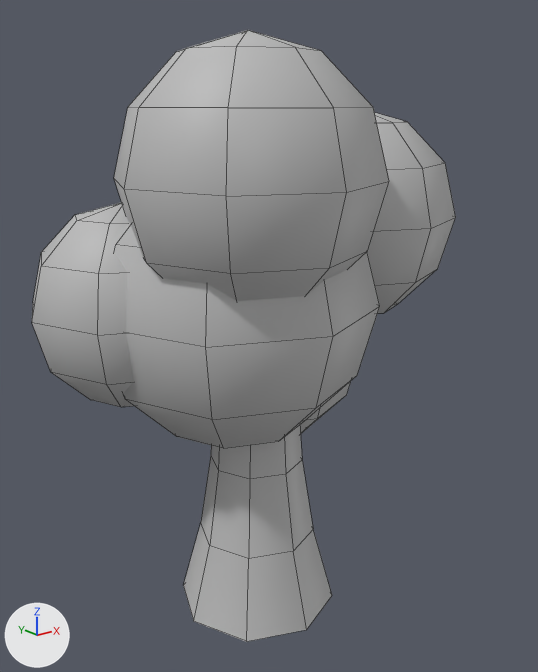
The FBX model Assets/Art/models/tree_01.fbx, before and after one commit.
One viewpoint serves both versions: a 50 mm lens placed at (-0.625, -0.812, 0.748), pointed at (0.012, -0.015, 0.43). Lighting does not change. The marker at lower left points along +X, +Y and +Z. Mesh edges are drawn as thin lines. Where no turn or scale is listed for an object, it has been applied to the vertices.

Before the edit, the objects in view are built like this:
```python
me_mesh = bpy.data.meshes.new('Mesh')
me_mesh.from_pydata(...)  # 242 vertices, 264 faces; spans x -0.295..0.339, y -0.241..0.265, z 0.0..0.828
# faces by material slot: [24, 240]
me_mesh.materials.append(mat_trunk)  # grey #bcbcbc
me_mesh.materials.append(mat_foliage)  # grey #bcbcbc
ob_tree_01 = bpy.data.objects.new('tree_01', me_mesh)
ob_tree_01.location = (0.0, 0.0, 0.0)
```
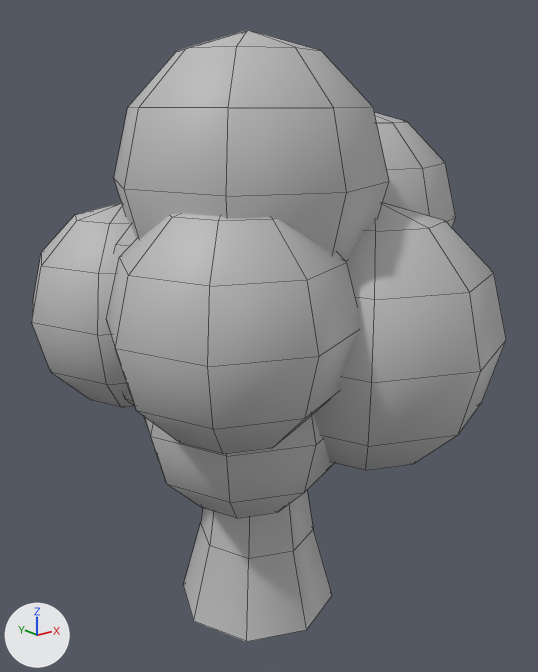
Where the change shows, as pixel boxes [x1, y1, x2, y2] in the pictures (538 x 672 px):
'tree_01', reshaped (12% wider): before [32, 30, 456, 642]; after [32, 30, 506, 642]
part 1 of me_mesh, added: after [313, 203, 506, 471]
part 2 of me_mesh, added: after [106, 213, 359, 454]
part 3 of me_mesh, added: after [144, 414, 334, 518]

Edits to the bpy script that builds the scene:
```text
Change me_mesh:
    where me_mesh.from_pydata(...)  # 242 vertices, 264 faces; spans x -0.295..0.339, y -0.241..0.265, z 0.0..0.828
    used by ob_tree_01; location = (0.0, 0.0, 0.0)
    me_mesh part 1: a new loose piece, a UV sphere (8 segments, 6 rings, poles along z) spanning x -0.097..0.264, y -0.324..0.037, z 0.267..0.628, in mat_foliage (grey #bcbcbc)
    me_mesh part 2: a new loose piece, a UV sphere (8 segments, 6 rings, poles along z) spanning x -0.288..0.013, y -0.284..0.017, z 0.352..0.654, in mat_foliage (grey #bcbcbc)
    me_mesh part 3: a new loose piece, a UV sphere (8 segments, 6 rings, poles along z) spanning x -0.209..0.082, y -0.203..0.088, z 0.206..0.497, in mat_foliage (grey #bcbcbc)
```
